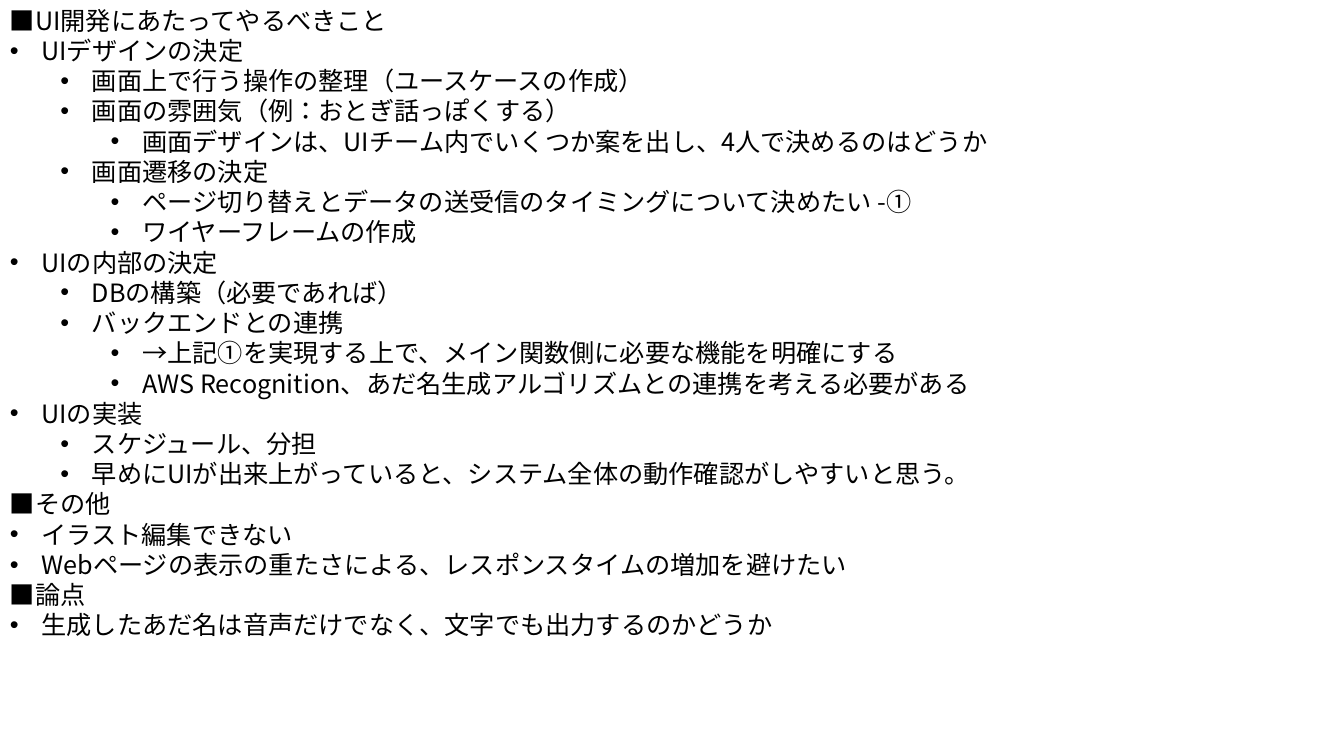
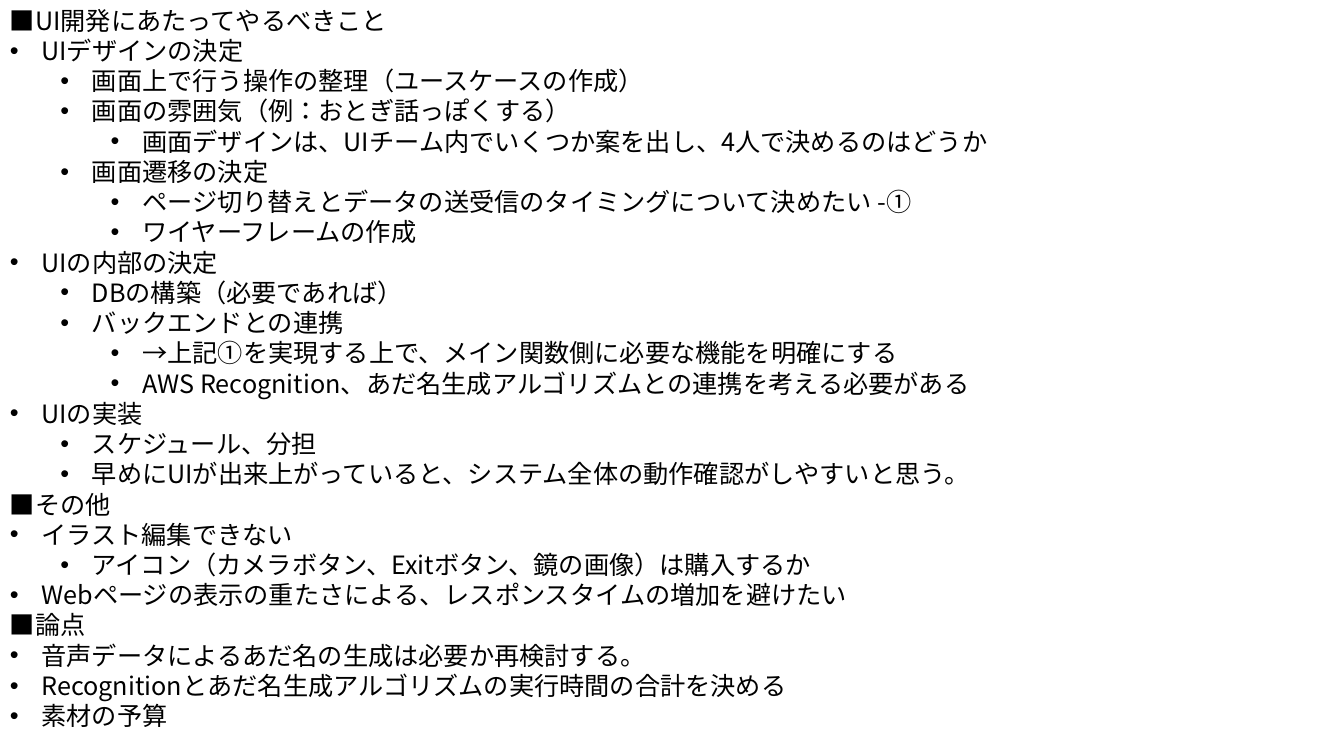
Before and after one commit to RifujinHat/Documents, a slide deck: slide 1 of UI関連/UI_20210904.pptx. Drawn at 1344x756 pixels with LibreOffice and Linux fonts; fonts in the diff are those of the drawing. Boxes give left, top, right and bottom in pixels: in the first picture for what was removed or moved away, otherwise in the second. Text is boxed around its words. In the diff, an @@ line names an element or a change of style, - is before the commit and + after.

```diff
--- a/UI関連/UI_20210904.pptx
+++ b/UI関連/UI_20210904.pptx
@@ text at (92, 552, 811, 577): paragraph added @@
+  • アイコン（カメラボタン、Exitボタン、鏡の画像）は購入するか
@@ text at (41, 643, 786, 727): text changed @@
-• 生成したあだ名は音声だけでなく、文字でも出力するのかどうか
+• 音声データによるあだ名の生成は必要か再検討する。
+• Recognitionとあだ名生成アルゴリズムの実行時間の合計を決める
+• 素材の予算
```
Also in this commit, not shown: 2 other slides changed.
